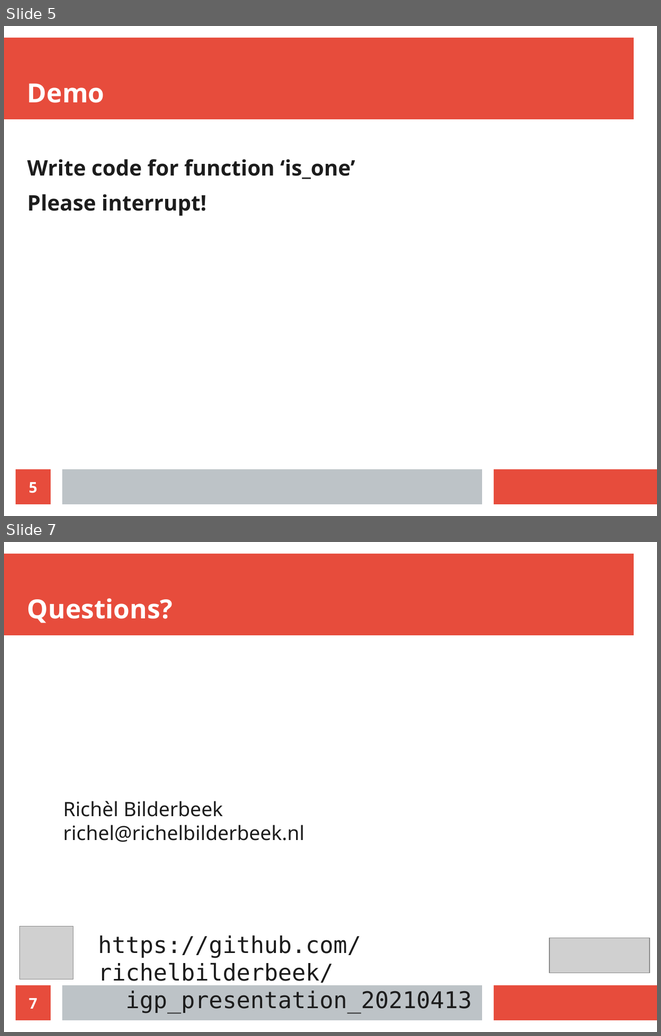
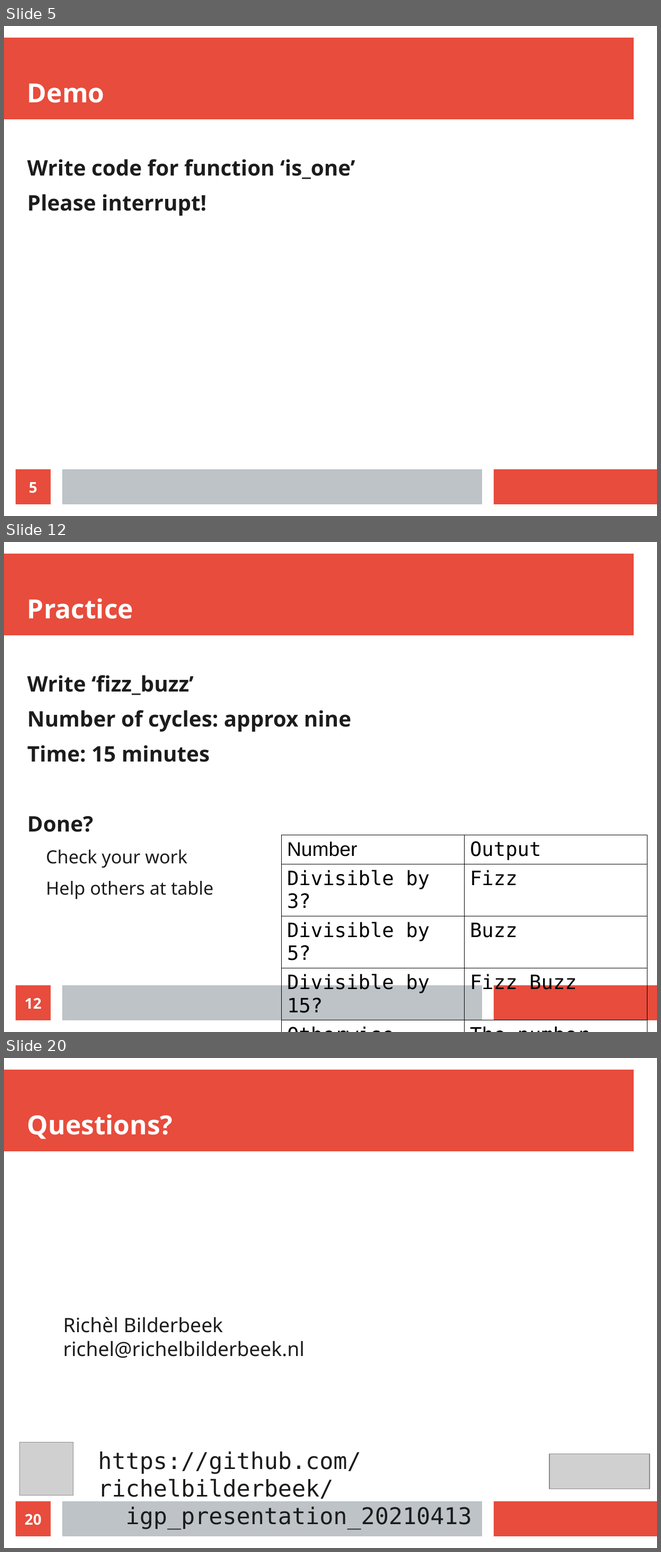
Before and after one commit to richelbilderbeek/nlseb_tdd_20210420, a slide deck: nlseb_tdd_20210420.odp. Shown one above the other, each under a label of ours: slides 5 and 7 before the commit, slides 5, 12 and 20 after it; the slides between them are not shown. The pictures are 661x1036 and 661x1552 pixels, drawn with LibreOffice and Linux fonts; fonts in the diff are those of the drawing; grey boxes stand for pictures. Boxes give left, top, right and bottom in pixels: in the first picture for what was removed or moved away, otherwise in the second. Text is boxed around its words. In the diff, an @@ line names an element or a change of style, - is before the commit and + after.

```diff
--- a/nlseb_tdd_20210420.odp
+++ b/nlseb_tdd_20210420.odp
@@ slide 12 added at (4, 542, 657, 1032), background #FFFFFF; not listed: 3 template elements that a slide beside it also shows @@
@@ title added at (27, 598, 133, 619), 32 pt, text #FFFFFF, bold @@
+Practice
@@ text added at (27, 675, 351, 899), 26 pt, text #1C1C1C, bold @@
+Write ‘fizz_buzz’
+Number of cycles: approx nine
+Time: 15 minutes
+Done?
+  Check your work
+  Help others at table
@@ table added at (281, 835, 647, 1015), 5 rows, 2 columns @@
+Number | Output
+Divisible by 3? | Fizz
+Divisible by 5? | Buzz
+Divisible by 15? | Fizz Buzz
+Otherwise | The number
@@ page number added at (16, 985, 51, 1020), fill #E74C3C, 18 pt, text #FFFFFF, bold @@
+12
@@ what was slide 7 is now slide 20 @@
@@ page number at (25, 1513, 42, 1525): text changed @@
-7
+20
```
Also in this commit, not shown: 2 slides changed, 12 other slides added, 1 other file.
